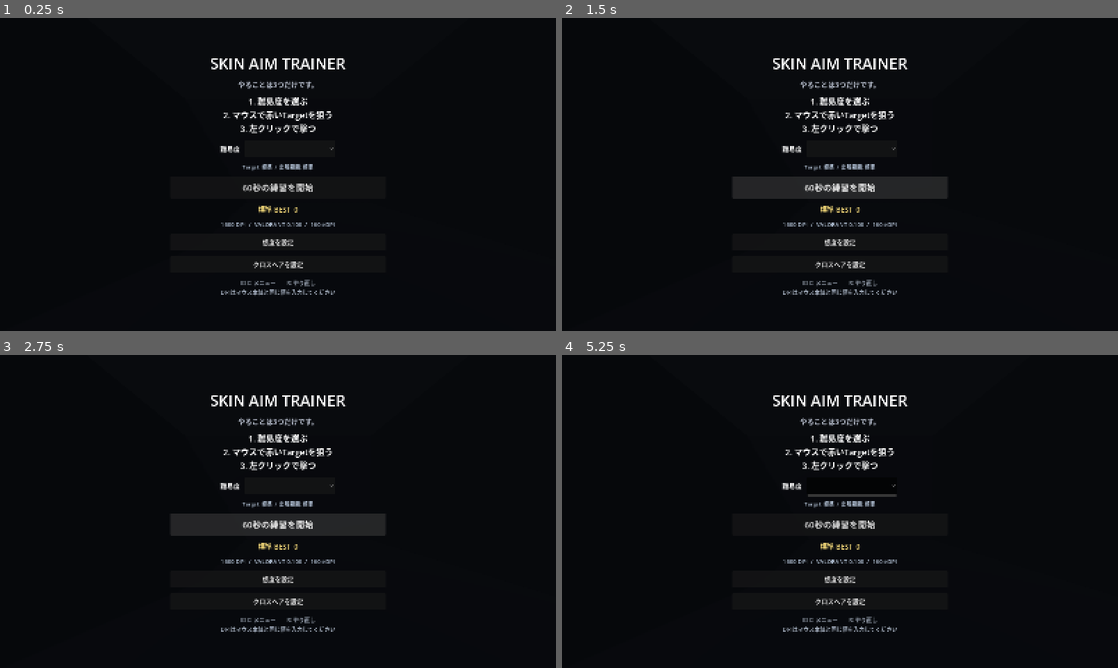
Above: before the commit, frames 1-4 (two rows, left to right).
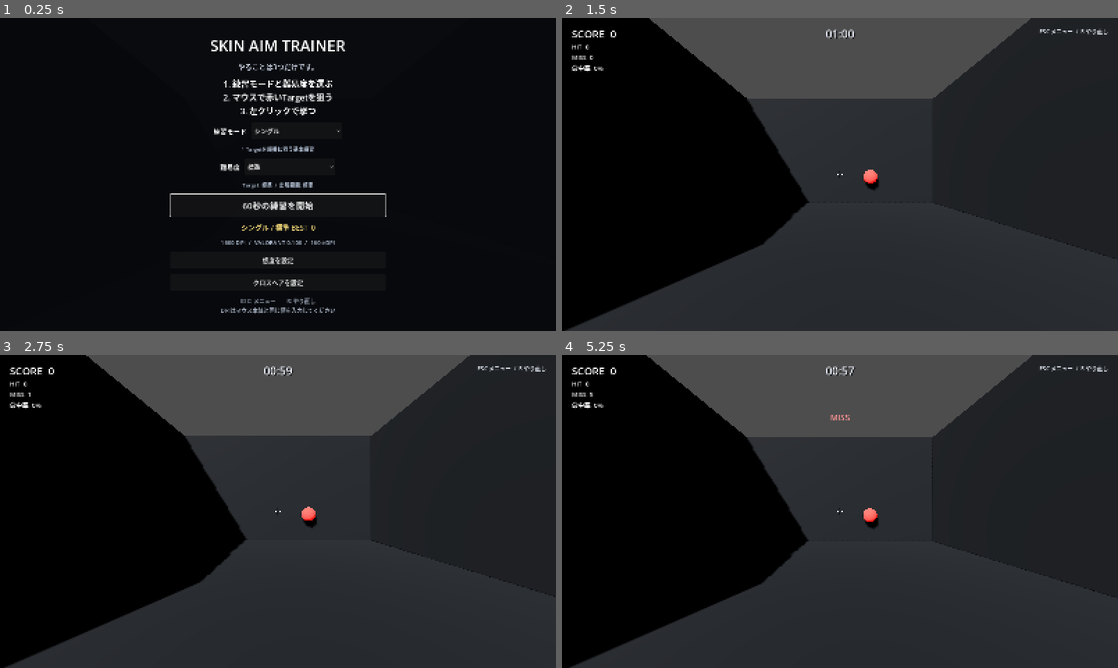
Above: after the commit, the same moments.

Repository: EliteMay/Skin-Aim-Trainer
Game: Godot game, scene res://scenes/main.tscn
Two runs of this game, one before a commit and one after it. Both use one fixed random seed, a clock stepped at 60 frames per second and the inputs below.
Inputs (mouse positions are in pixels of both pictures, inside the frame that each line leads up to):
- Up to frame 1 (0.25 s): no input
- Up to frame 2 (1.5 s): click (856, 130) at 0.5 s, where only the run after the commit has a clickable "シングル"; click "60秒の練習を開始" at 1.25 s
- Up to frame 3 (2.75 s): click (278, 524) at 2 s, where only the run before the commit has a clickable "60秒の練習を開始"
- Up to frame 4 (5.25 s): click (851, 486) at 2.77 s; click (840, 580) at 3.5 s, where only the run before the commit has a clickable "感度を設定"; click (840, 602) at 4.25 s, where only the run before the commit has a clickable "クロスヘアを設定"; click (851, 486) at 5.02 s

The runs differ from the first frame. In frame 1, 5.1% of the frame differs, in the area x 30-70%, y 7-95%; in frame 2, 58%; in frame 3, 58%; in frame 4, 58%, in the area x 1-100%, y 0-100%.
Error before the commit: Cannot call method 'clear' on a null value. (res://scripts/aim_trainer.gd:697)

Commit message:
ui: add training mode selector

Diff:
--- a/scenes/main.tscn
+++ b/scenes/main.tscn
@@ -214,7 +214,29 @@
 [node name="HowTo" type="Label" parent="UI/StartOverlay/Center/Content"]
 layout_mode = 2
 theme_override_font_sizes/font_size = 24
-text = "1. 難易度を選ぶ\n2. マウスで赤いTargetを狙う\n3. 左クリックで撃つ"
+text = "1. 練習モードと難易度を選ぶ\n2. マウスで赤いTargetを狙う\n3. 左クリックで撃つ"
+horizontal_alignment = 1
+
+[node name="ModeRow" type="HBoxContainer" parent="UI/StartOverlay/Center/Content"]
+layout_mode = 2
+theme_override_constants/separation = 14
+alignment = 1
+
+[node name="ModeLabel" type="Label" parent="UI/StartOverlay/Center/Content/ModeRow"]
+layout_mode = 2
+theme_override_font_sizes/font_size = 19
+text = "練習モード"
+
+[node name="ModeSelect" type="OptionButton" parent="UI/StartOverlay/Center/Content/ModeRow"]
+custom_minimum_size = Vector2(260, 48)
+layout_mode = 2
+theme_override_font_sizes/font_size = 18
+
+[node name="ModeDescription" type="Label" parent="UI/StartOverlay/Center/Content"]
+layout_mode = 2
+theme_override_colors/font_color = Color(0.72, 0.78, 0.86, 1)
+theme_override_font_sizes/font_size = 15
+text = "1 Targetを順番に狙う基本練習"
 horizontal_alignment = 1
 
 [node name="DifficultyRow" type="HBoxContainer" parent="UI/StartOverlay/Center/Content"]
@@ -249,7 +271,7 @@
 layout_mode = 2
 theme_override_colors/font_color = Color(0.92, 0.82, 0.46, 1)
 theme_override_font_sizes/font_size = 20
-text = "標準 BEST  0"
+text = "シングル / 標準 BEST  0"
 horizontal_alignment = 1
 
 [node name="CurrentSensitivity" type="Label" parent="UI/StartOverlay/Center/Content"]
@@ -728,7 +750,7 @@
 layout_mode = 2
 theme_override_colors/font_color = Color(0.62, 0.66, 0.72, 1)
 theme_override_font_sizes/font_size = 16
-text = "標準 / 60秒 Session"
+text = "シングル / 標準 / 60秒 Session"
 horizontal_alignment = 1
 
 [node name="RetryButton" type="Button" parent="UI/ResultOverlay/Center/Content"]
